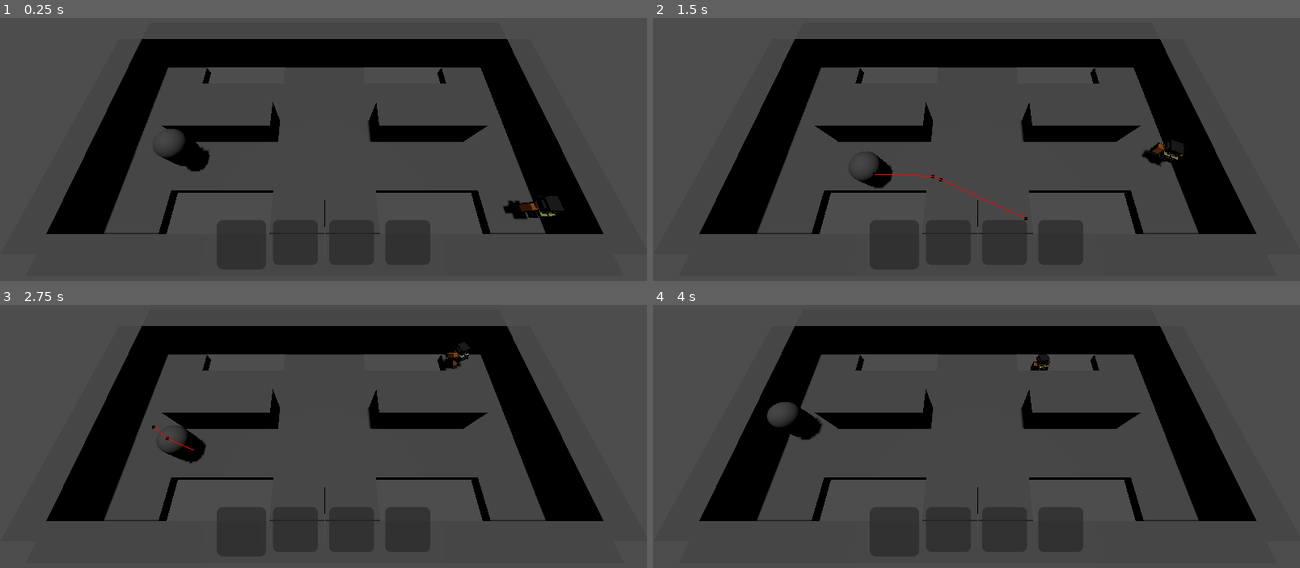
Above: before the commit, frames 1-4 (two rows, left to right).
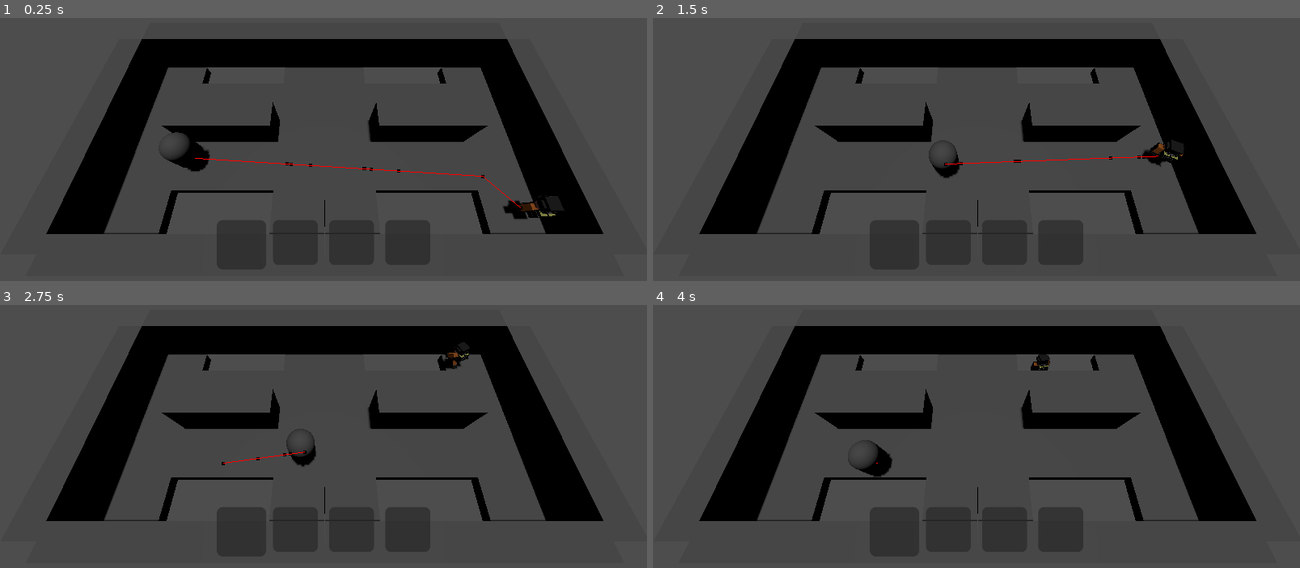
Above: after the commit, the same moments.

Repository: SavageMode123/Lethal-Company
Game: Godot game, scene res://map.tscn
Two runs of this game, one before a commit and one after it. Both use one fixed random seed, a clock stepped at 60 frames per second and the inputs below. This scene is started directly instead of the project's main scene.
Inputs (mouse positions are in pixels of both pictures, inside the frame that each line leads up to):
- Up to frame 1 (0.25 s): no input
- Up to frame 2 (1.5 s): move the mouse to (970, 110) at 0.52 s; hold W (Forward) from 0.53 s (still down); tap C (Crouch) at 0.6 s; tap Space (Jump) at 0.77 s; move the mouse to (1021, 110) at 1.27 s; tap G (Drop) at 1.35 s
- Up to frame 3 (2.75 s): keep holding W (Forward); tap Space (Jump) at 1.52 s; move the mouse to (271, 389) at 2.02 s; tap E (Interact) at 2.1 s
- Up to frame 4 (4 s): move the mouse to (982, 391) at 2.77 s; release W (Forward) at 2.78 s; hold A (Left) 2.78-3.53 s; tap Shift (Sprint) at 2.85 s; tap Space (Jump) at 3.02, 3.77 s; move the mouse to (950, 383) at 3.52 s; hold W (Forward) from 3.53 s (still down); tap C (Crouch) at 3.6 s

The runs differ from the first frame. In frame 1, 0.3% of the frame differs, in the area x 23-81%, y 42-73%; in frame 2, 0.8%; in frame 3, 0.7%; in frame 4, 1.1%, in the area x 17-37%, y 36-66%.

Commit message:
Entity Movement v0.8
Added line of sight ray to detect player.

Diff:
--- a/Entity.gd
+++ b/Entity.gd
@@ -15,10 +15,12 @@
 var prev_rotation: int = -3
 
 @export var nav: NavigationAgent3D
+@export var lineOfSight: RayCast3D
 @export var direction_ray: RayCast3D
 @export var player: CharacterBody3D
 
 func _ready() -> void:
+	lineOfSight.add_exception(self)
 	direction_ray.add_exception(self)
 	rand_rotation()
 
@@ -30,9 +32,12 @@
 	# Movement
 	rotate_timer -= 1
 
-	var result = send_raycast(global_position, player.global_position+player.position)
+	lineOfSight.target_position = lineOfSight.to_local(player.global_position)
+	lineOfSight.force_raycast_update()
+
+	var result = lineOfSight.get_collider()
 	if result:
-		if result.collider == player:
+		if result == player:
 			player_on_screen = true
 		else:
 			await get_tree().create_timer(1.0).timeout
--- a/Entity.tscn
+++ b/Entity.tscn
@@ -6,9 +6,10 @@
 
 [sub_resource type="CapsuleMesh" id="CapsuleMesh_goui1"]
 
-[node name="Entity" type="CharacterBody3D" node_paths=PackedStringArray("nav", "direction_ray")]
+[node name="Entity" type="CharacterBody3D" node_paths=PackedStringArray("nav", "lineOfSight", "direction_ray")]
 script = ExtResource("1_xh78n")
 nav = NodePath("NavigationAgent3D")
+lineOfSight = NodePath("Camera3D/LineOfSight")
 direction_ray = NodePath("Camera3D/DirectionRay")
 
 [node name="CollisionShape3D" type="CollisionShape3D" parent="."]
@@ -27,3 +28,6 @@
 
 [node name="DirectionRay" type="RayCast3D" parent="Camera3D"]
 target_position = Vector3(2.08165e-12, 2.08165e-12, -10)
+
+[node name="LineOfSight" type="RayCast3D" parent="Camera3D"]
+target_position = Vector3(2.08165e-12, 2.08165e-12, -10)
